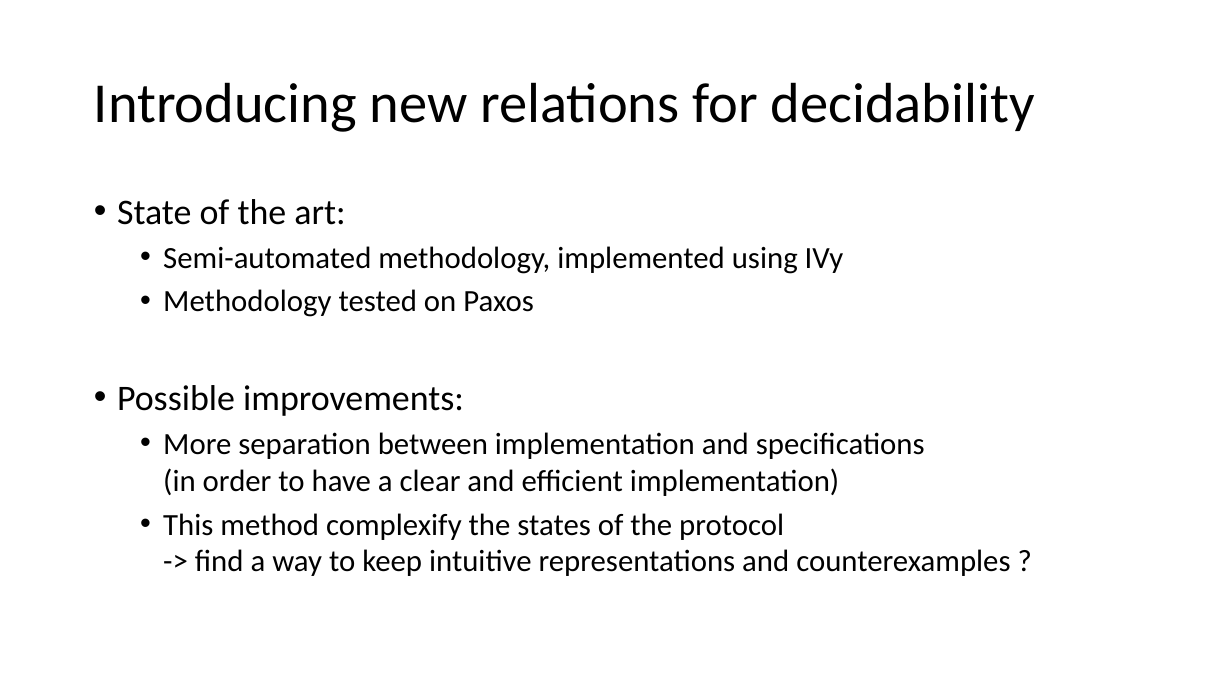
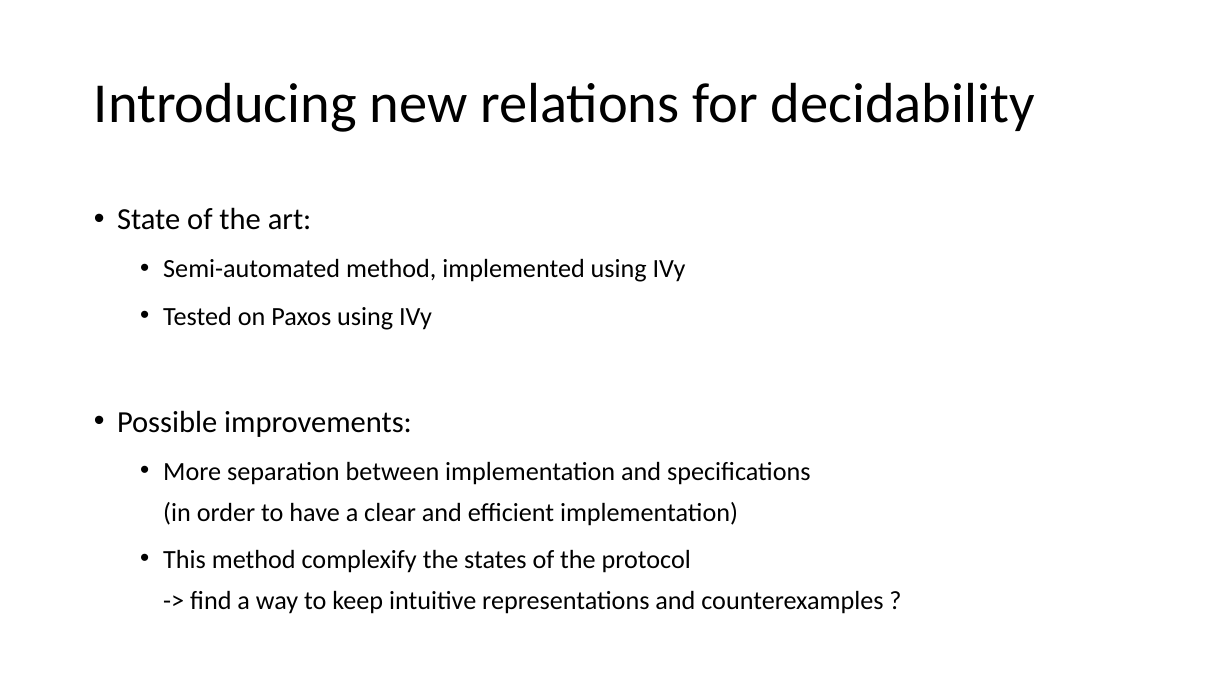
Before and after one commit to tjhance/ivy-research, a slide deck: slide 3 of research.pptx. Drawn at 1232x693 pixels with LibreOffice and Linux fonts; fonts in the diff are those of the drawing. Boxes give left, top, right and bottom in pixels: in the first picture for what was removed or moved away, otherwise in the second. Text is boxed around its words. In the diff, an @@ line names an element or a change of style, - is before the commit and + after.

```diff
--- a/research.pptx
+++ b/research.pptx
@@ text at (117, 207, 883, 614): size 28 to 23.8 pt in "State of the art:", "Possible improvements:"; size 24 to 20.4 pt in "More separation between implementation and specifications (i ...", "This method complexify the states of the ..."; line spacing 1 to 1.3 @@
@@ text at (163, 258, 686, 330): text changed; size 24 to 20.4 pt @@
-  • Semi-automated methodology, implemented using IVy
-  • Methodology tested on Paxos
+  • Semi-automated method, implemented using IVy
+  • Tested on Paxos using IVy
```
Also in this commit, not shown: 1 other slide changed, 1 slide added, 1 slide removed.
